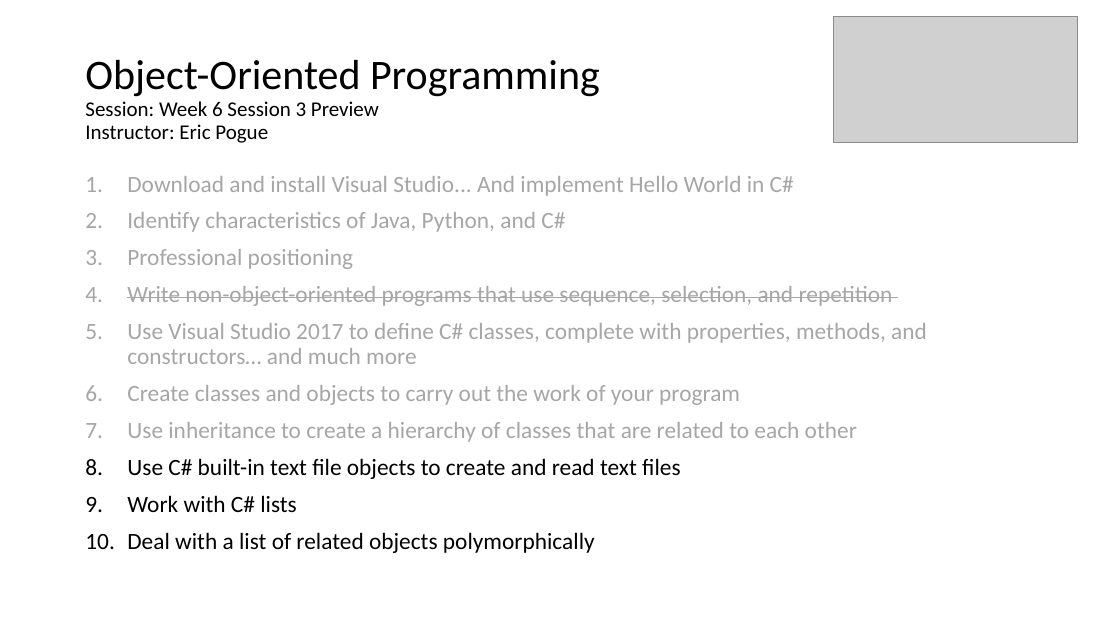
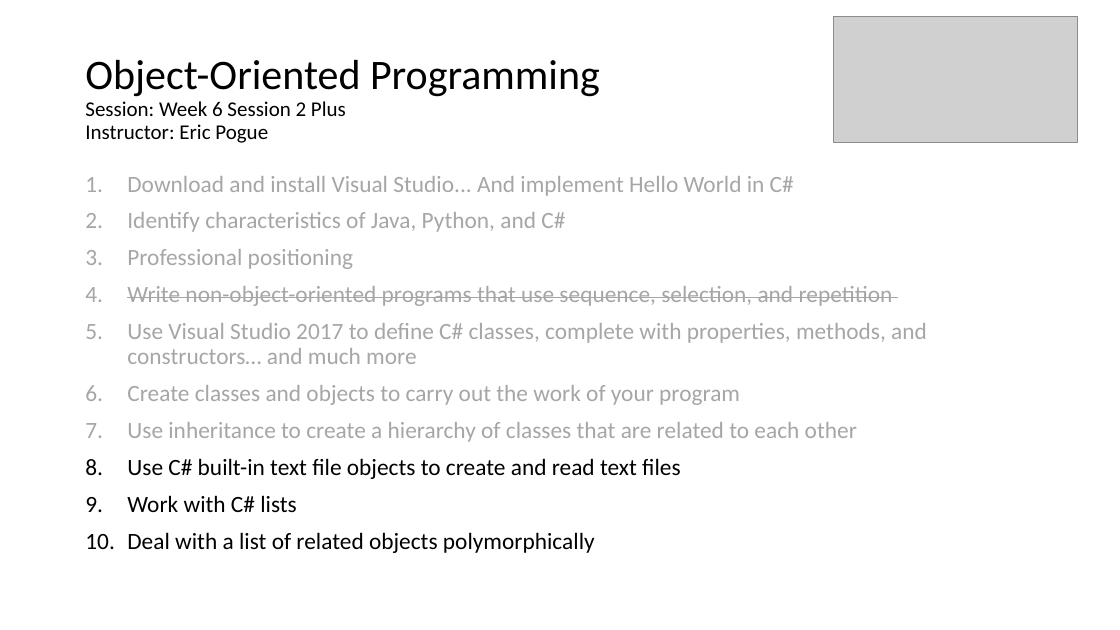
Before and after one commit to EricJPogue/www-epogue-info, a slide deck: slide 19 of CPSC-24500/Week06/2017SpringW06Slides.pptx. Drawn at 1120x630 pixels with LibreOffice and Linux fonts; fonts in the diff are those of the drawing; grey boxes stand for pictures. Boxes give left, top, right and bottom in pixels: in the first picture for what was removed or moved away, otherwise in the second. Text is boxed around its words. In the diff, an @@ line names an element or a change of style, - is before the commit and + after.

Commit message:
Add session 3 video and update files.

```diff
--- a/CPSC-24500/Week06/2017SpringW06Slides.pptx
+++ b/CPSC-24500/Week06/2017SpringW06Slides.pptx
@@ title at (x1=85, y1=60, x2=600, y2=143): text changed @@
-Object-Oriented Programming
-Session: Week 6 Session 3 Preview
-Instructor: Eric Pogue
+Object-Oriented Programming
+Session: Week 6 Session 2 Plus
+Instructor: Eric Pogue
```
Also in this commit, not shown: 1 other slide changed, 3 slides added, 1 slide removed, 4 other files.
